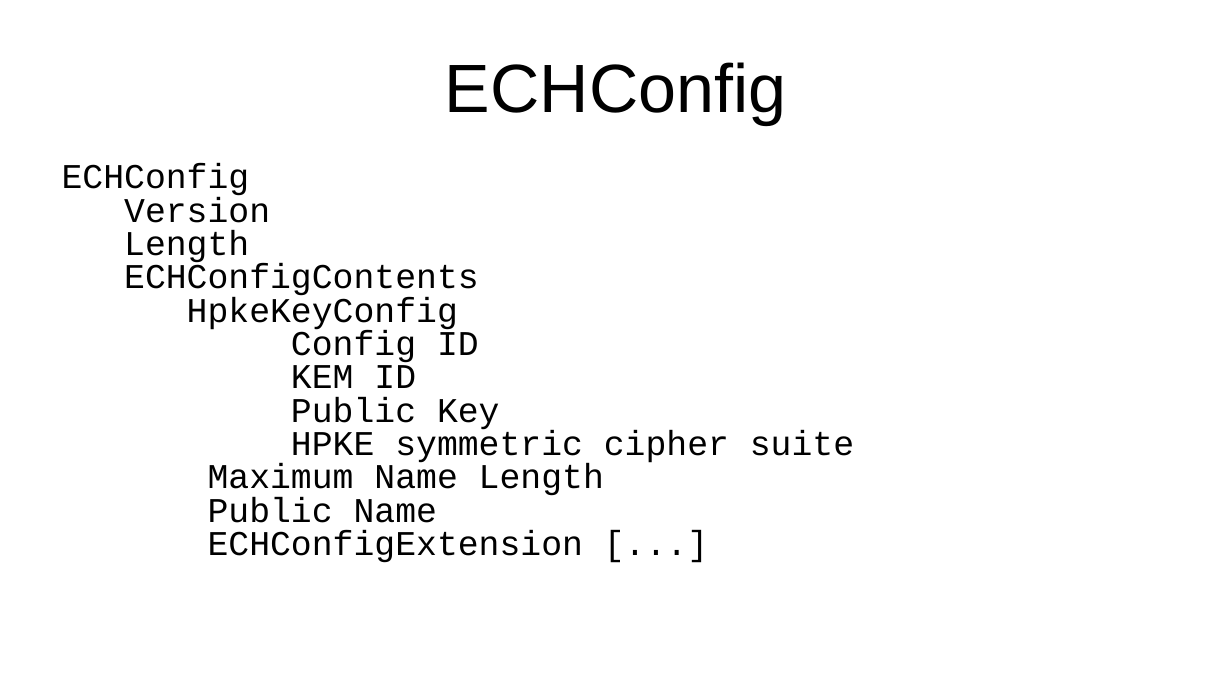
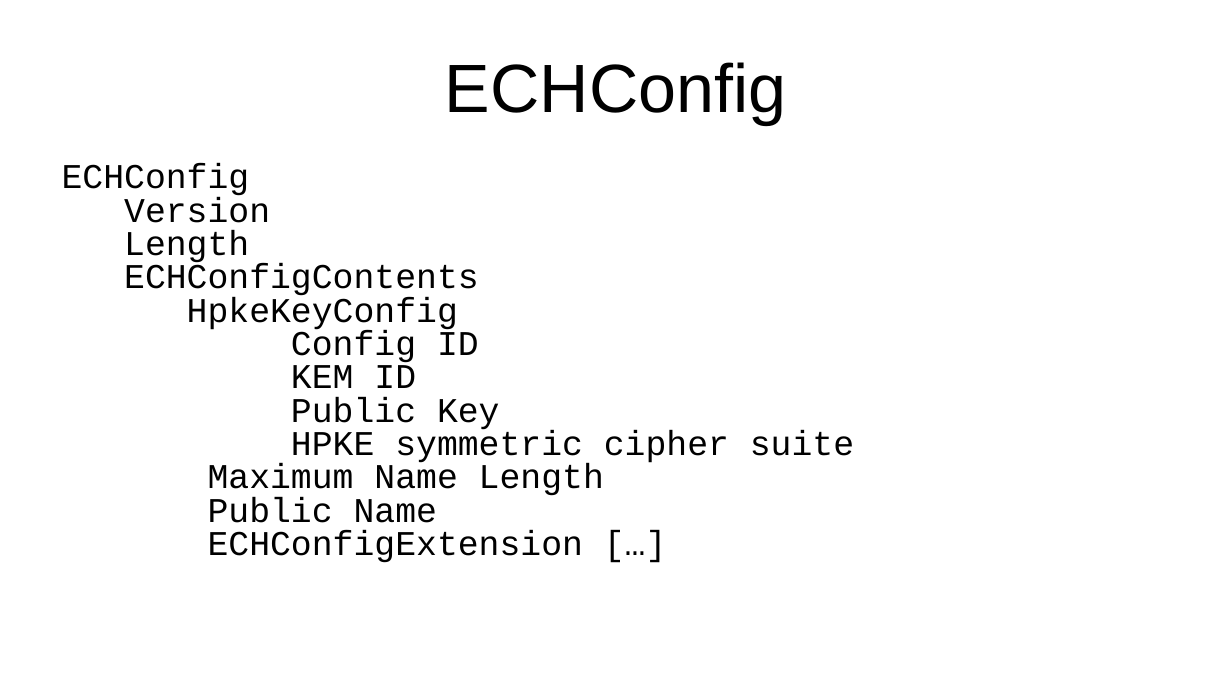
Before and after one commit to certtools/defo-security-analysis, a slide deck: slide 5 of stammtisch/presentation.odp (slide 6 before the commit). Drawn at 1232x693 pixels with LibreOffice and Linux fonts; fonts in the diff are those of the drawing. Boxes give left, top, right and bottom in pixels: in the first picture for what was removed or moved away, otherwise in the second. Text is boxed around its words. In the diff, an @@ line names an element or a change of style, - is before the commit and + after.

```diff
--- a/stammtisch/presentation.odp
+++ b/stammtisch/presentation.odp
@@ text at box(124, 230, 854, 563): text changed @@
-Length
-ECHConfigContents
-HpkeKeyConfig
-Config ID
-KEM ID
-Public Key
-HPKE symmetric cipher suite
-Maximum Name Length
-Public Name
-ECHConfigExtension [...]
+Length
+ECHConfigContents
+HpkeKeyConfig
+Config ID
+KEM ID
+Public Key
+HPKE symmetric cipher suite
+Maximum Name Length
+Public Name
+ECHConfigExtension […]
```
Also in this commit, not shown: 16 slides added.
